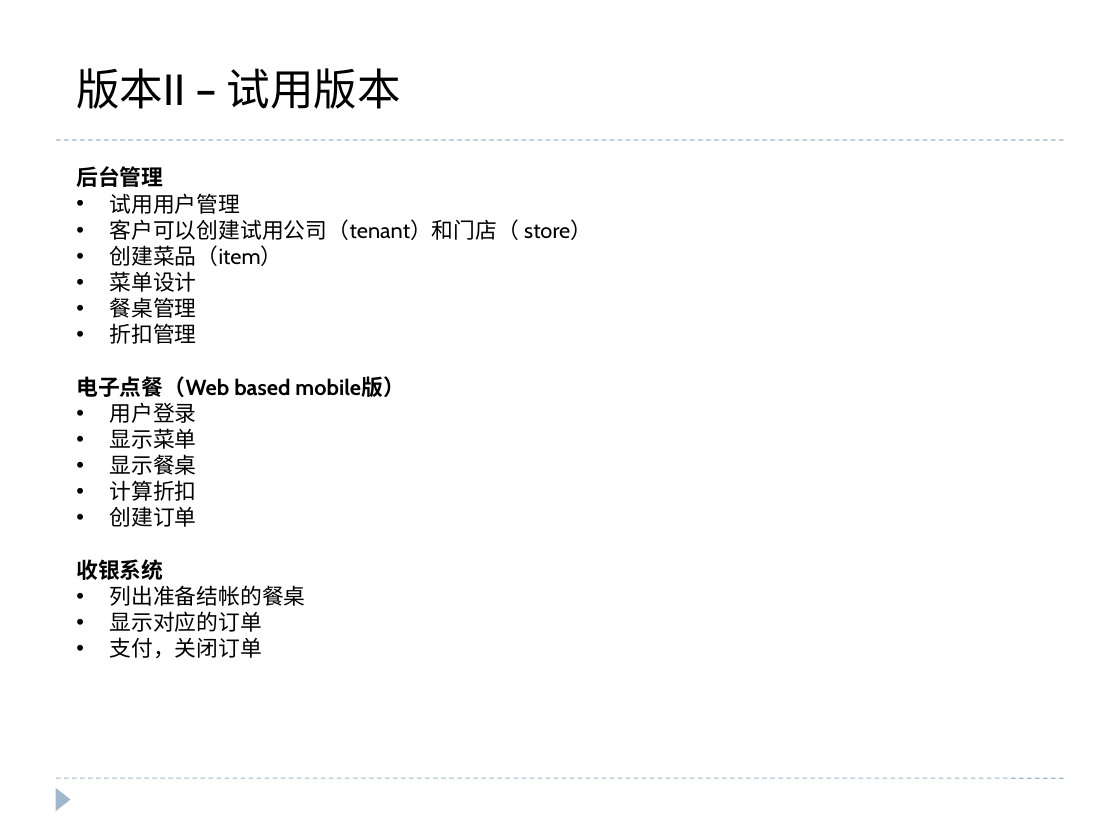
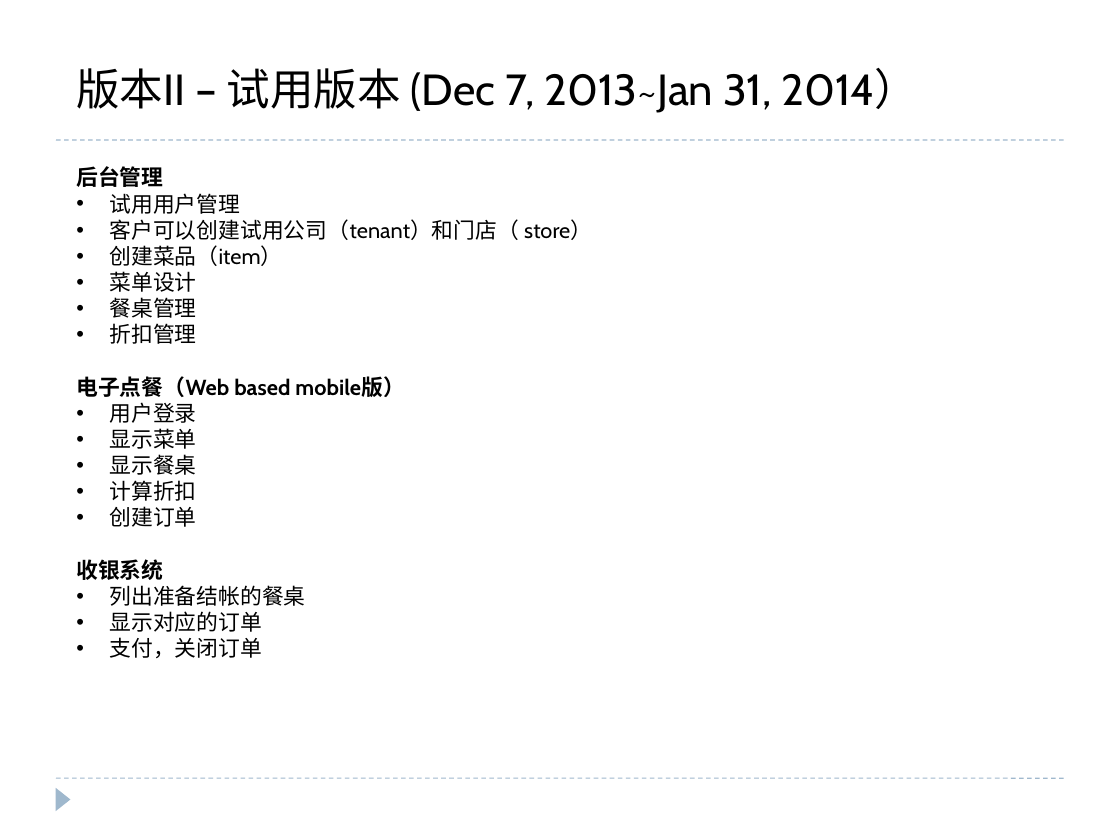
Before and after one commit to sala223/DelicacyFusion, a slide deck: slide 5 of modules/android/android-client/doc/Overview.pptx. Drawn at 1120x840 pixels with LibreOffice and Linux fonts; fonts in the diff are those of the drawing. Boxes give left, top, right and bottom in pixels: in the first picture for what was removed or moved away, otherwise in the second. Text is boxed around its words. In the diff, an @@ line names an element or a change of style, - is before the commit and + after.

```diff
--- a/modules/android/android-client/doc/Overview.pptx
+++ b/modules/android/android-client/doc/Overview.pptx
@@ text at bbox=[76, 68, 919, 113]: text changed @@
-版本II – 试用版本
+版本II – 试用版本 (Dec 7, 2013~Jan 31, 2014）
```
Also in this commit, not shown: 3 other slides changed, 16 slides added, 1 slide removed, 10 other files.
